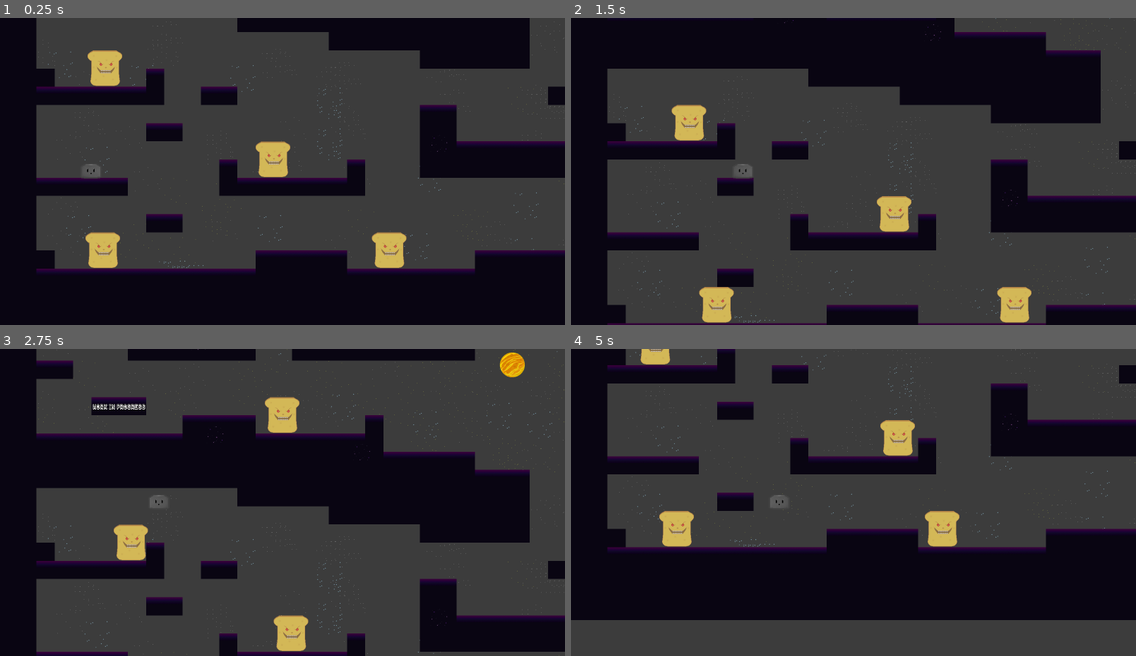
Above: before the commit, frames 1-4 (two rows, left to right).
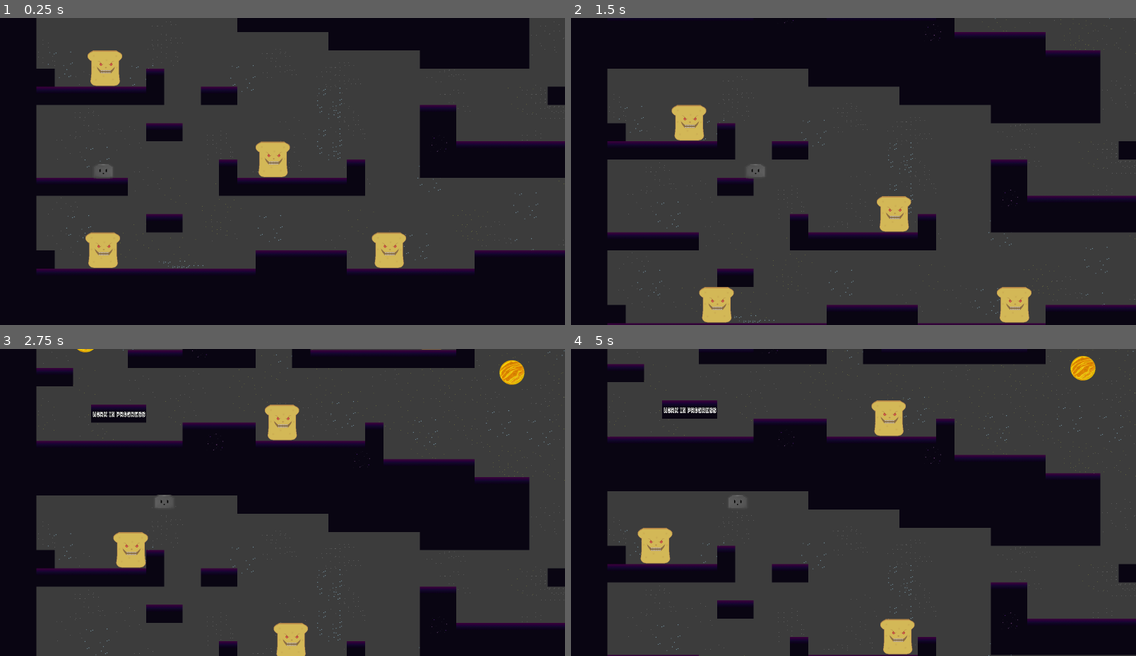
Above: after the commit, the same moments.

Repository: val-h/project-a
Game: Godot game, scene res://levels/PhysicsLevel.tscn
Two runs of this game, one before a commit and one after it. Both use one fixed random seed, a clock stepped at 60 frames per second and the inputs below.
Inputs:
- Up to frame 1 (0.25 s): no input
- Up to frame 2 (1.5 s): hold W (move_up) 0.53-1.28 s; hold D (move_right) from 0.53 s (still down); tap Space (start_game) at 1.35 s
- Up to frame 3 (2.75 s): tap W (move_up) at 1.52, 1.55, 1.82 s; release D (move_right) at 2.03 s; hold A (move_left) from 2.03 s (still down); hold W (move_up) from 2.03 s (still down)
- Up to frame 4 (5 s): release A (move_left) at 2.78 s; release W (move_up) at 2.78 s; hold D (move_right) 2.78-4.28 s; tap Space (start_game) at 2.85, 4.35 s; tap W (move_up) at 3.02, 3.05, 3.32, 4.52, 4.55, 4.82 s; hold W (move_up) 3.53-4.28 s; hold A (move_left) from 4.28 s (still down)

The runs differ from the first frame. In frame 1, 0.3% of the frame differs, in the area x 14-100%, y 0-82%; in frame 2, 0.3%; in frame 3, 15%; in frame 4, 56%, in the area x 0-100%, y 0-100%.

Commit message:
player jump bug fix, changed the screen properties to  viewport and expand.

Diff:
--- a/Project A/Scripts/Player-physics.gd
+++ b/Project A/Scripts/Player-physics.gd
@@ -12,7 +12,7 @@
 
 func _physics_process(delta):
 	# This possibly causes the jump problem
-	#var _is_jump_interrupted = Input.is_action_just_released("move_up") and velocity.y < 0.0
+	var _is_jump_interrupted = Input.is_action_just_released("move_up") and velocity.y < 0.0
 	# maybe not, still the sam result
 
 	var direction = get_direction()
@@ -37,7 +37,9 @@
 func get_direction():
 	 return Vector2(
 		Input.get_action_strength("move_right") - Input.get_action_strength("move_left"),
-		-1.0 if Input.get_action_strength("move_up") and is_on_floor() else 0.0)
+		-1.0 if Input.is_action_pressed("move_up") else 0.0)
+		# After the input taje, the is_on_floor method doesn't work for some reaseon
+		# Like this the charecter can jump infinetly and creates a fun mechanic :D
 
 func calculate_move_velocity(velocity, direction, speed): # is_jump_interupted removed as an argument
 	var new_velocity = velocity
--- a/Project A/levels/PhysicsLevel.tscn
+++ b/Project A/levels/PhysicsLevel.tscn
@@ -1,7 +1,7 @@
 [gd_scene load_steps=14 format=2]
 
 [ext_resource path="res://Scripts/PhysicsLevel.gd" type="Script" id=1]
-[ext_resource path="res://stars_tileset.tres" type="TileSet" id=2]
+[ext_resource path="res://tilesets/stars_tileset.tres" type="TileSet" id=2]
 [ext_resource path="res://art/textures/space/space texture no stars top.png" type="Texture" id=3]
 [ext_resource path="res://art/textures/space/space texture no stars mid.png" type="Texture" id=4]
 [ext_resource path="res://Prefabs/SparklingStars.tscn" type="PackedScene" id=5]
@@ -101,11 +101,7 @@
 margin_bottom = 437.708
 
 [node name="Player" parent="." instance=ExtResource( 8 )]
-position = Vector2( 319.435, 1234.71 )
-speed = Vector2( 300, 1000 )
-gravity = 2500.0
-velocity = Vector2( 0, 0 )
-stomp_impulse = 1200
+position = Vector2( 362.604, 1256.29 )
 
 [node name="Music" type="AudioStreamPlayer2D" parent="Player"]
 position = Vector2( -15.9345, 373.52 )
--- a/Project A/levels/test.tscn
+++ b/Project A/levels/test.tscn
@@ -2,11 +2,11 @@
 
 [ext_resource path="res://Scripts/Node.gd" type="Script" id=1]
 [ext_resource path="res://charecters/PlanetMob.tscn" type="PackedScene" id=2]
-[ext_resource path="res://space_tileset.tres" type="TileSet" id=3]
+[ext_resource path="res://tilesets/space_tileset.tres" type="TileSet" id=3]
 [ext_resource path="res://Prefabs/SparklingStars.tscn" type="PackedScene" id=4]
 [ext_resource path="res://art/textures/space/space texture3.png" type="Texture" id=5]
 [ext_resource path="res://art/textures/space/space texture4.png" type="Texture" id=6]
-[ext_resource path="res://stars_tileset.tres" type="TileSet" id=7]
+[ext_resource path="res://tilesets/stars_tileset.tres" type="TileSet" id=7]
 [ext_resource path="res://Prefabs/Planet.tscn" type="PackedScene" id=8]
 [ext_resource path="res://WIP.tscn" type="PackedScene" id=9]
 [ext_resource path="res://fonts/karma_font.tres" type="DynamicFont" id=10]
@@ -15,6 +15,7 @@
 [ext_resource path="res://sounds/oof_sound.wav" type="AudioStream" id=13]
 [ext_resource path="res://charecters/Player.tscn" type="PackedScene" id=14]
 [ext_resource path="res://art/charecters/bread_enemy.png" type="Texture" id=15]
+
 
 
 
--- a/Project A/project.godot
+++ b/Project A/project.godot
@@ -38,7 +38,7 @@
 window/size/borderless=true
 window/size/fullscreen=true
 window/stretch/mode="viewport"
-window/stretch/aspect="keep"
+window/stretch/aspect="expand"
 
 [input]
 
Renamed: Project A/space_tileset.tres -> Project A/tilesets/space_tileset.tres
Renamed: Project A/stars_tileset.tres -> Project A/tilesets/stars_tileset.tres
